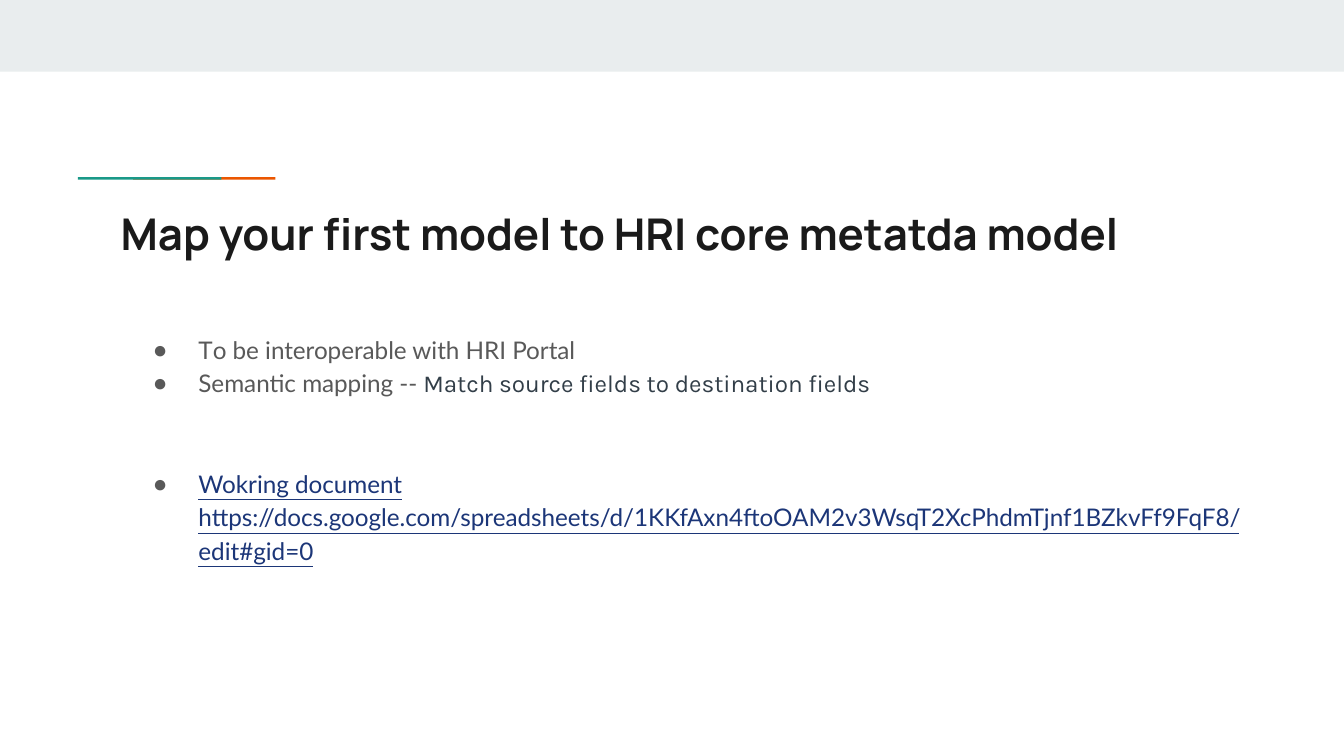
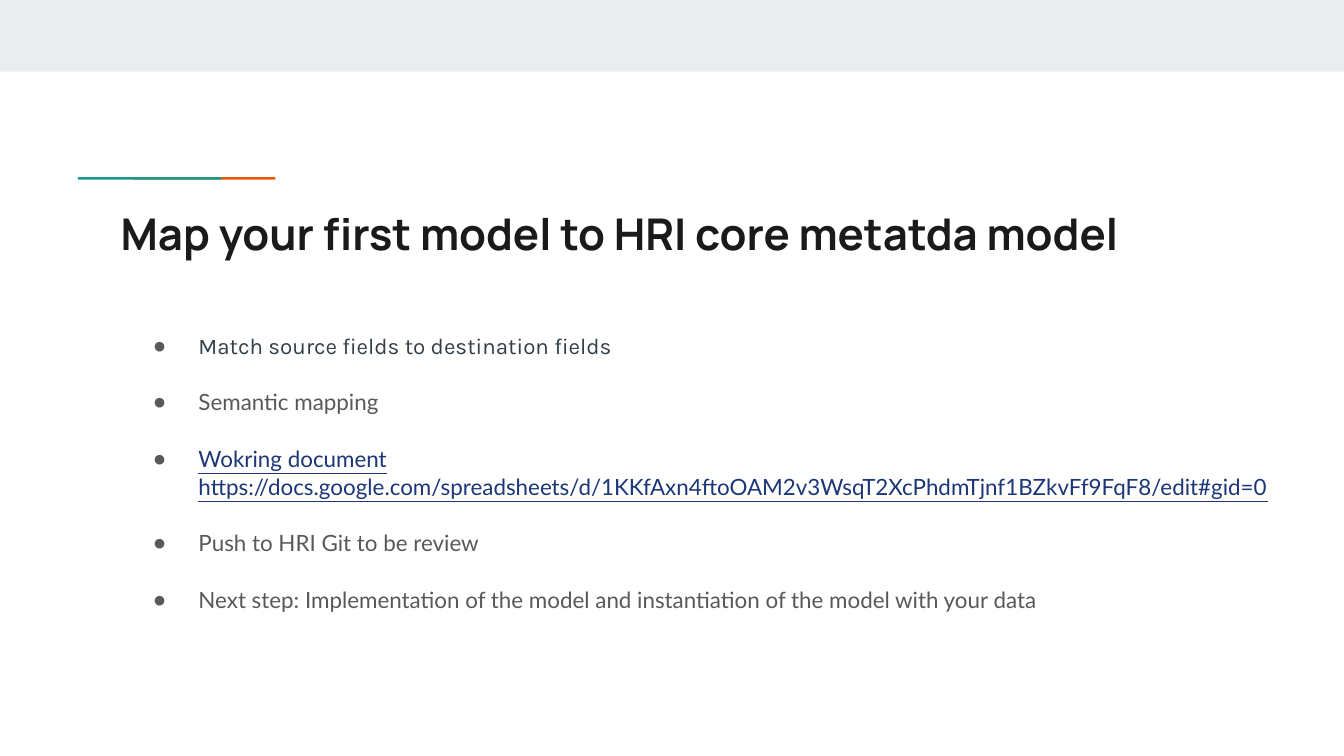
Before and after one commit to Health-RI/health-ri-metadata, a slide deck: slide 20 of Presentations/[DRAFT]HRI_Metadata_Schema_ImagingGroup_KickOff.pptx. Drawn at 1344x756 pixels with LibreOffice and Linux fonts; fonts in the diff are those of the drawing. Boxes give left, top, right and bottom in pixels: in the first picture for what was removed or moved away, otherwise in the second. Text is boxed around its words. In the diff, an @@ line names an element or a change of style, - is before the commit and + after.

```diff
--- a/Presentations/[DRAFT]HRI_Metadata_Schema_ImagingGroup_KickOff.pptx
+++ b/Presentations/[DRAFT]HRI_Metadata_Schema_ImagingGroup_KickOff.pptx
@@ text at [198,338,611,414]: text changed; size 13 to 12 pt; font Lato to Karla; text colour #595959 to #323E48 @@
-● To be interoperable with HRI Portal
-● Semantic mapping -- Match source fields to destination fields
+● Match source fields to destination fields
+● Semantic mapping
@@ text at [198,450,1266,499]: size 13 to 12 pt in "Wokring document https://docs.google.com/spreadsheets/d/1KKf ..."; line spacing 1.15 to 1.05 @@
@@ text at [198,534,1037,612]: paragraphs added @@
+● Push to HRI Git to be review
+● Next step: Implementation of the model and instantiation of the model with your data
```
Also in this commit, not shown: 10 other slides changed.
